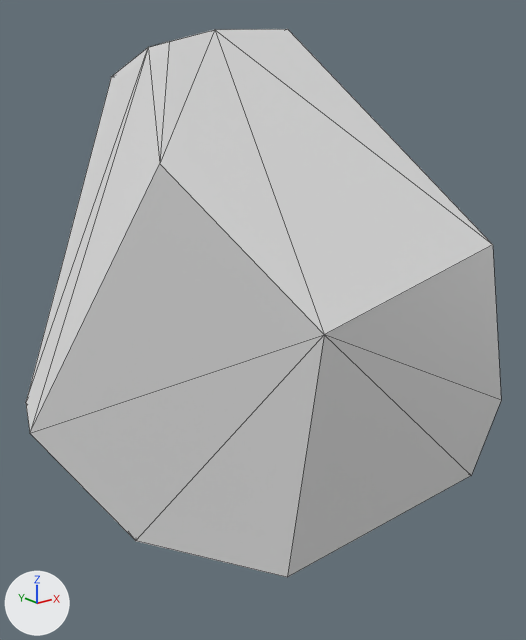
The OBJ model assets/pieces/daikon_train/daikon_0021.obj as it was, and as the next commit left it.
The view is the same before and after, from a 50 mm camera at (-0.0294, -0.0369, 0.015) aimed at (-0.0008, -0.0012, 0.0007). Arrows for +X, +Y and +Z are at lower left; the lights stay in place. The older version comes first. Mesh edges are drawn as thin lines. Where no turn or scale is listed for an object, it has been applied to the vertices.

In view in the first picture: 'daikon_0021'.
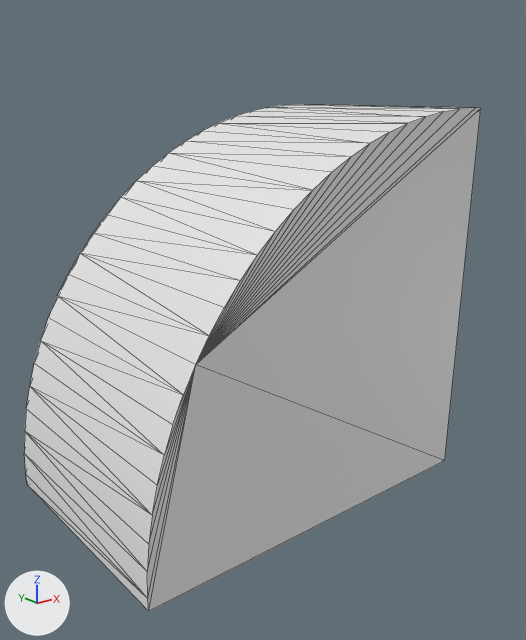
Boxes [x1, y1, x2, y2] around the edits, measured in the pictures (526 x 640 px):
'daikon_0021', reshaped (7% shorter)
    before: [26, 29, 501, 577]
    after: [24, 104, 481, 611]

The change, as a list of edits to the scene's bpy script:
```text
Change me_daikon_0021:
    used by ob_daikon_0021; location = (0.0, 0.0, 0.0)
    remove me_daikon_0021.from_pydata(...)  # 20 vertices, 36 faces; spans x -0.0142..0.0147, y -0.0122..0.0098, z -0.0132..0.0186
    add me_daikon_0021.from_pydata(...)  # 56 vertices, 108 faces; spans x -0.0141..0.011, y -0.0083..0.0083, z -0.0109..0.0141
    me_daikon_0021 part 1: the whole mesh is rebuilt
```
